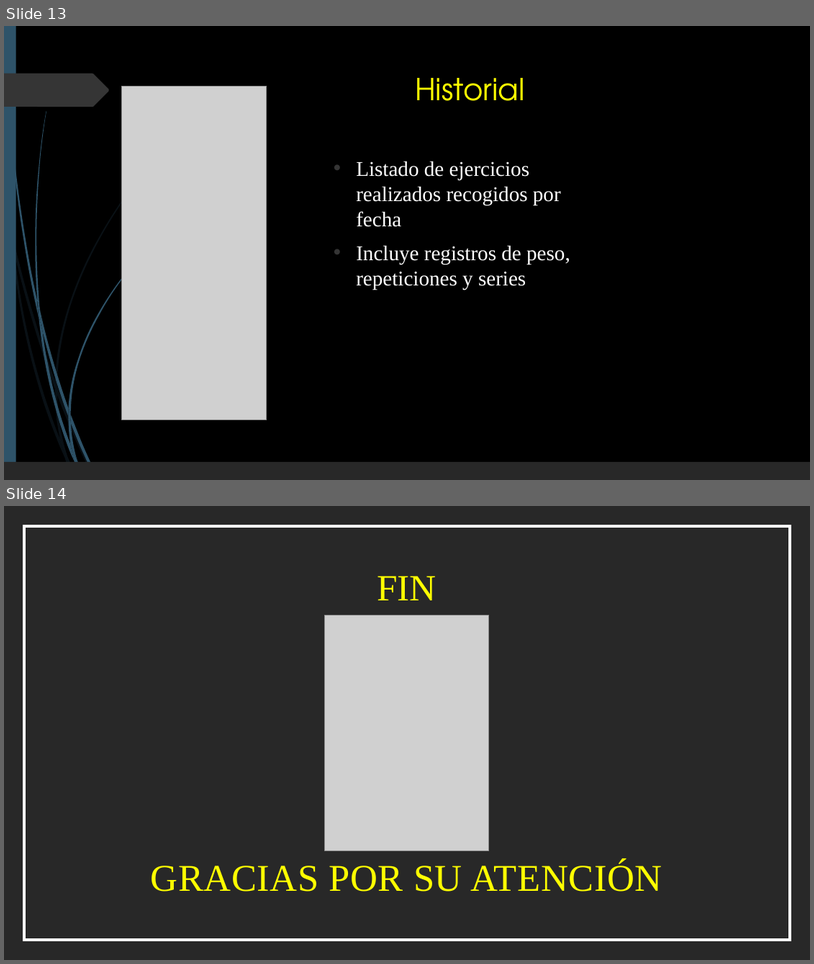
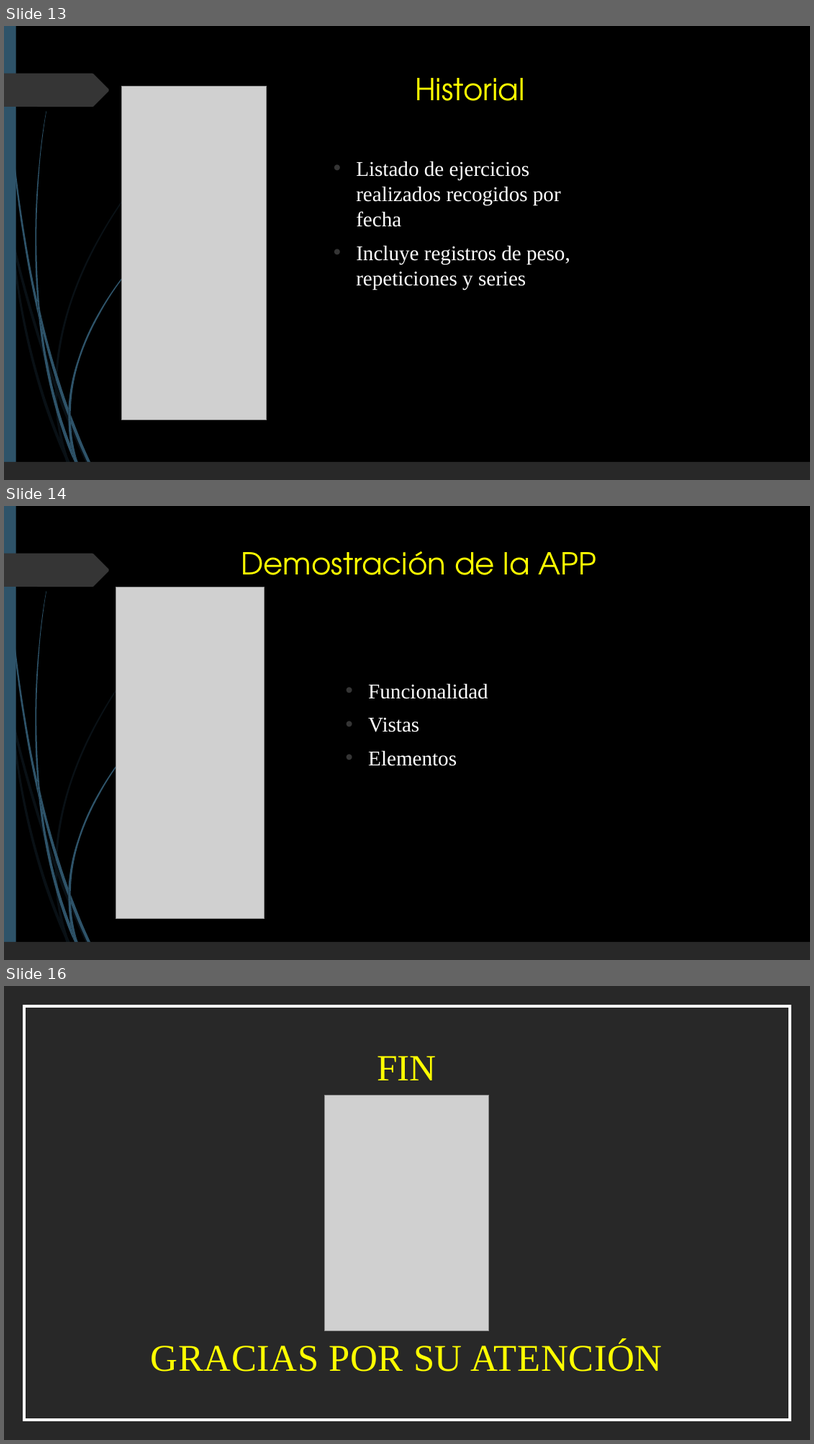
Before and after one commit to JavierRamiro8/Temple-Body, a slide deck: Documentacion/TEMPLE BODY.pptx. Shown one above the other, each under a label of ours: slides 13 and 14 before the commit, slides 13, 14 and 16 after it; the slides between them are not shown. The pictures are 814x964 and 814x1444 pixels, drawn with LibreOffice and Linux fonts; fonts in the diff are those of the drawing; grey boxes stand for pictures. Boxes give left, top, right and bottom in pixels: in the first picture for what was removed or moved away, otherwise in the second. Text is boxed around its words. In the diff, an @@ line names an element or a change of style, - is before the commit and + after.

```diff
--- a/Documentacion/TEMPLE BODY.pptx
+++ b/Documentacion/TEMPLE BODY.pptx
@@ slide 14 added at bbox=[4, 506, 810, 960], background #000000; not listed: 25 template elements that a slide beside it also shows @@
@@ title added at bbox=[241, 551, 597, 588], 36 pt, text #FFFF00 @@
+Demostración de la APP
@@ picture added at bbox=[116, 587, 265, 919] @@
@@ text added at bbox=[368, 683, 489, 766], 25 pt, text #FFFFFF @@
+• Funcionalidad
+• Vistas
+• Elementos
@@ what was slide 14 is now slide 16 @@
```
Also in this commit, not shown: 1 slide changed, 1 other slide added, 1 other file.
